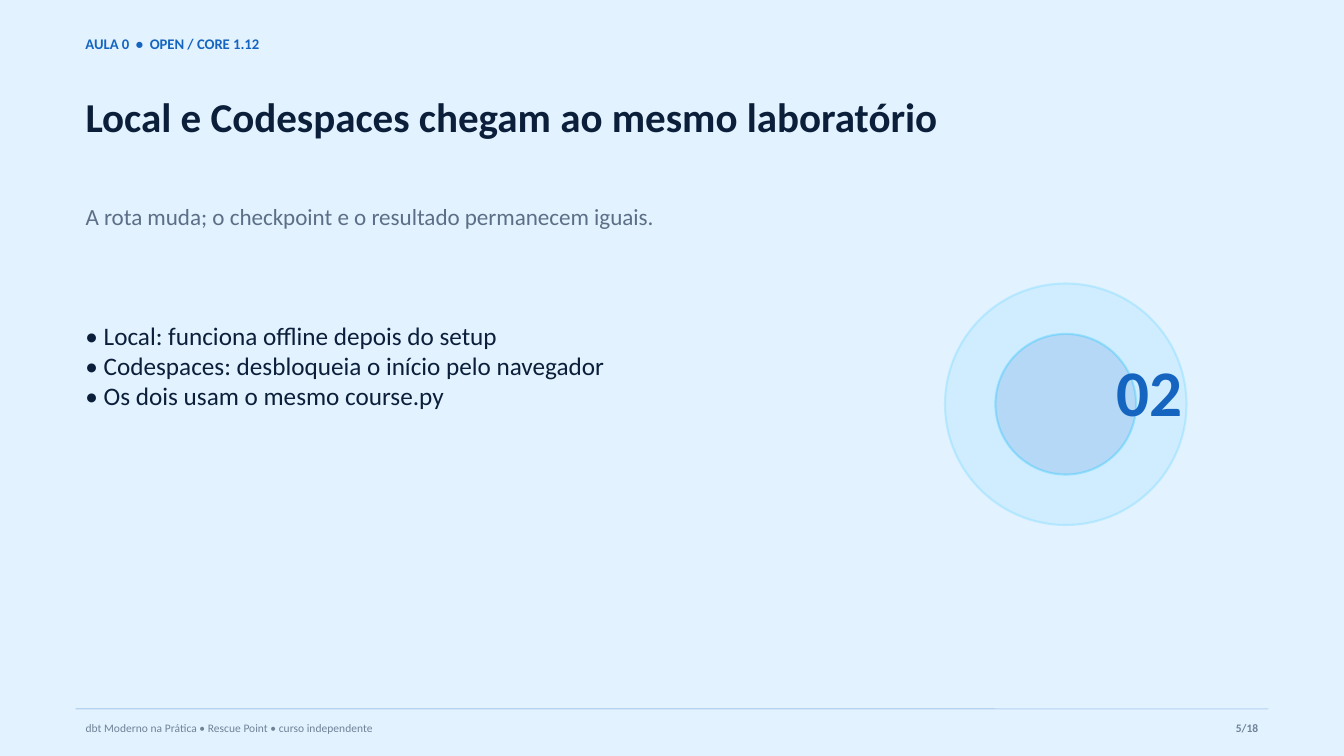
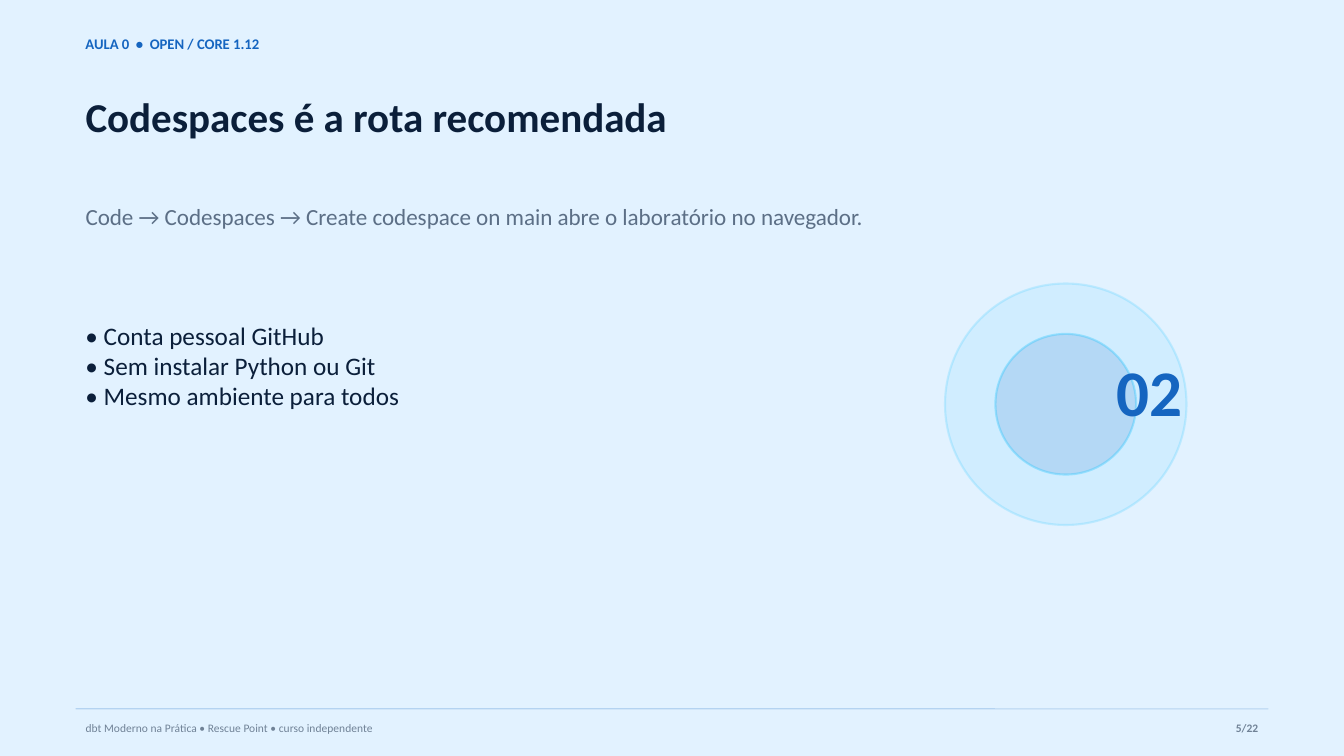
Before and after one commit to AnselmoBorges/dbt-moderno-na-pratica, a slide deck: slide 5 of assets/decks/aula-00-ambiente.pptx. Drawn at 1344x756 pixels with LibreOffice and Linux fonts; fonts in the diff are those of the drawing. Boxes give left, top, right and bottom in pixels: in the first picture for what was removed or moved away, otherwise in the second. Text is boxed around its words. In the diff, an @@ line names an element or a change of style, - is before the commit and + after.

Commit message:
feat: recomenda Codespaces na aula zero

```diff
--- a/assets/decks/aula-00-ambiente.pptx
+++ b/assets/decks/aula-00-ambiente.pptx
@@ text at <box>86,103,667,139</box>: text changed @@
-Local e Codespaces chegam ao mesmo laboratório
+Codespaces é a rota recomendada
@@ text at <box>86,209,863,229</box>: text changed @@
-A rota muda; o checkpoint e o resultado permanecem iguais.
+Code → Codespaces → Create codespace on main abre o laboratório no navegador.
@@ text at <box>104,327,399,409</box>: text changed @@
-• Local: funciona offline depois do setup
-• Codespaces: desbloqueia o início pelo navegador
-• Os dois usam o mesmo course.py
+• Conta pessoal GitHub
+• Sem instalar Python ou Git
+• Mesmo ambiente para todos
@@ text at <box>1236,724,1258,732</box>: text changed @@
-5/18
+5/22
```
Also in this commit, not shown: 16 other slides changed, 5 slides added, 1 slide removed, 22 other files.
